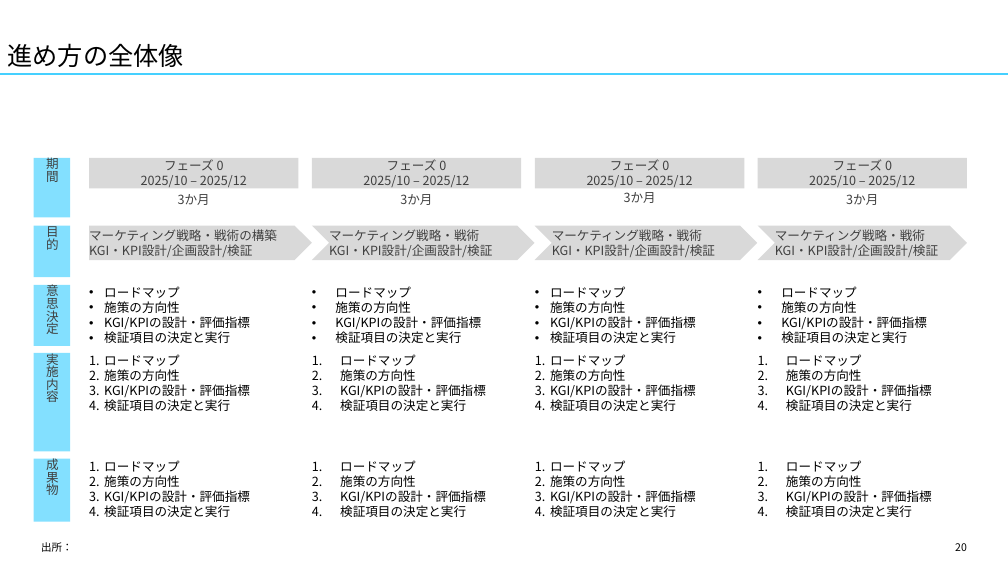
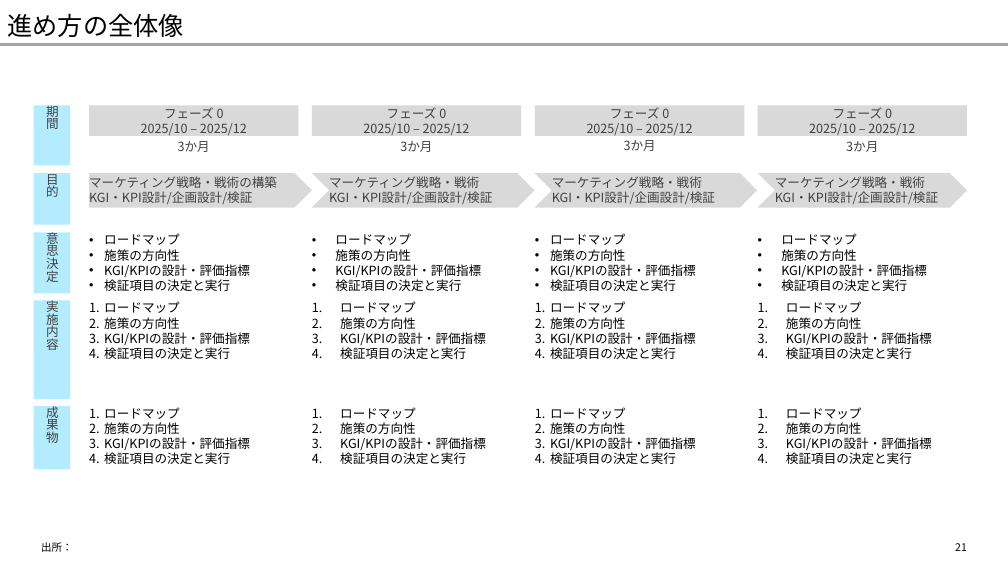
Before and after one commit to yuzucha16/dotfiles, a slide deck: slide 21 of office/Blank.potx (slide 20 before the commit). Drawn at 1008x567 pixels with LibreOffice and Linux fonts; fonts in the diff are those of the drawing. Boxes give left, top, right and bottom in pixels: in the first picture for what was removed or moved away, otherwise in the second. Text is boxed around its words. In the diff, an @@ line names an element or a change of style, - is before the commit and + after.

```diff
--- a/office/Blank.potx
+++ b/office/Blank.potx
@@ title "進め方の全体像": place and size @@
-title "進め方の全体像" at [8, 43, 184, 67]
+title "進め方の全体像" at [8, 13, 184, 37]
@@ line moved from (0, 74) - (1008, 74) to (0, 45) - (1008, 45) @@
@@ line (0, 45) - (1008, 45): stroke #45D0FF 2.25 pt to #A6A6A6 2.25 pt @@
@@ 4 texts, 3 chevrons, 1 rectangle, 1 pentagon arrow: place and size @@
-4 texts, 3 chevrons, 1 rectangle, 1 pentagon arrow at [34, 192, 967, 277]
+4 texts, 3 chevrons, 1 rectangle, 1 pentagon arrow at [34, 140, 967, 225]
@@ fill #83E0FF to #83E0FF at 60% opacity in 5 elements at [34, 173, 70, 225], [34, 232, 70, 293], [34, 105, 70, 165], [34, 300, 70, 399], [34, 406, 70, 469] @@
@@ 12 texts, 8 rectangles: place and size @@
-12 texts, 8 rectangles at [34, 158, 967, 522]
+12 texts, 8 rectangles at [34, 105, 967, 469]
@@ page number at [955, 543, 967, 551]: text changed @@
-20
+21
```
Also in this commit, not shown: 33 other slides changed, 1 slide added, 1 other file.
